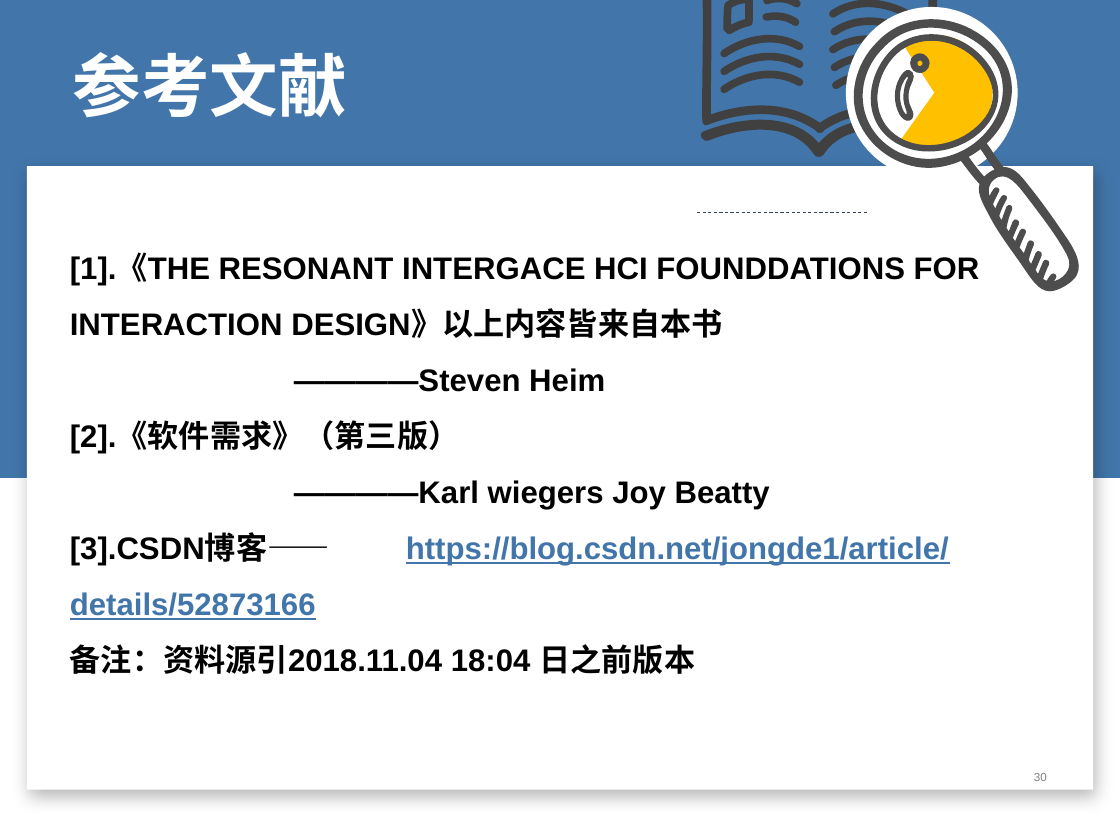
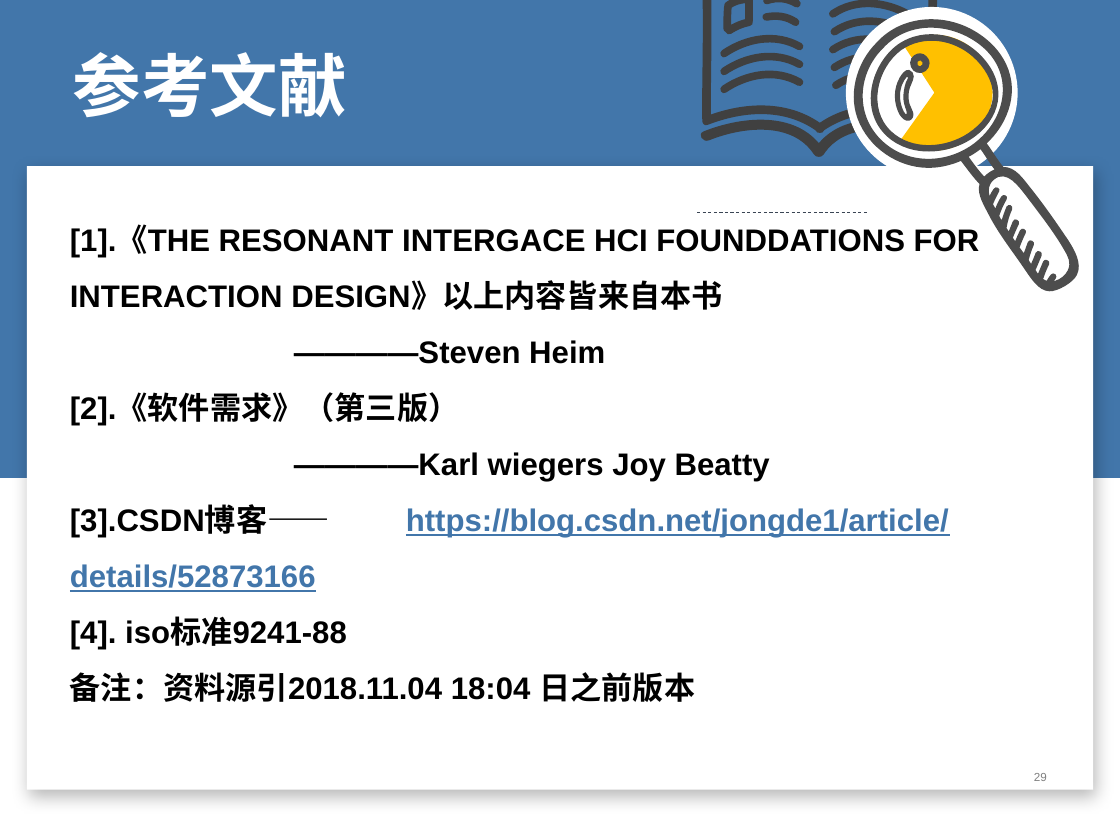
Before and after one commit to cchello/PRD2018-G01, a slide deck: slide 29 of PRD-2018-G01 翻转ppt界面原型.pptx (slide 30 before the commit). Drawn at 1120x840 pixels with LibreOffice and Linux fonts; fonts in the diff are those of the drawing. Boxes give left, top, right and bottom in pixels: in the first picture for what was removed or moved away, otherwise in the second. Text is boxed around its words. In the diff, an @@ line names an element or a change of style, - is before the commit and + after.

```diff
--- a/PRD-2018-G01 翻转ppt界面原型.pptx
+++ b/PRD-2018-G01 翻转ppt界面原型.pptx
@@ text at (70,618,347,649): paragraph added @@
+[4]. iso标准9241-88
@@ page number at (1034,773,1047,781): text changed @@
-30
+29
```
Also in this commit, not shown: 3 other slides changed, 1 slide removed.
